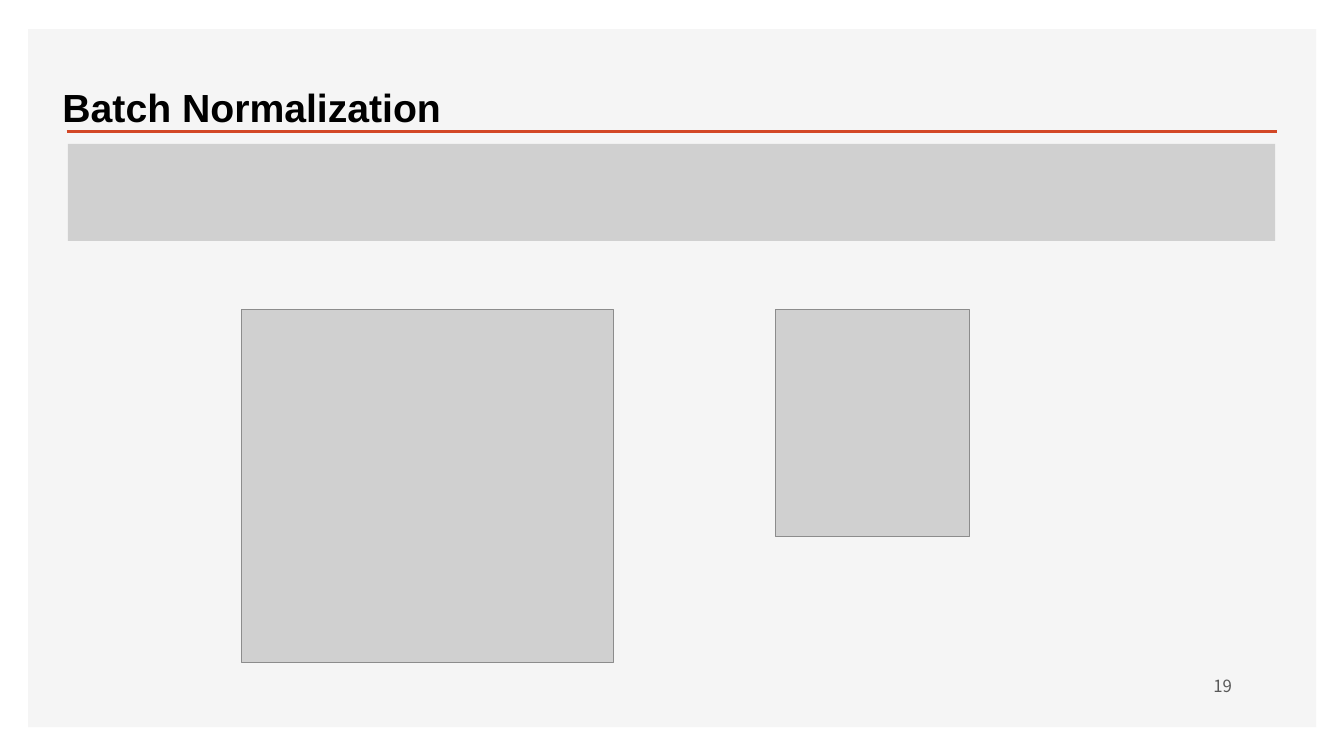
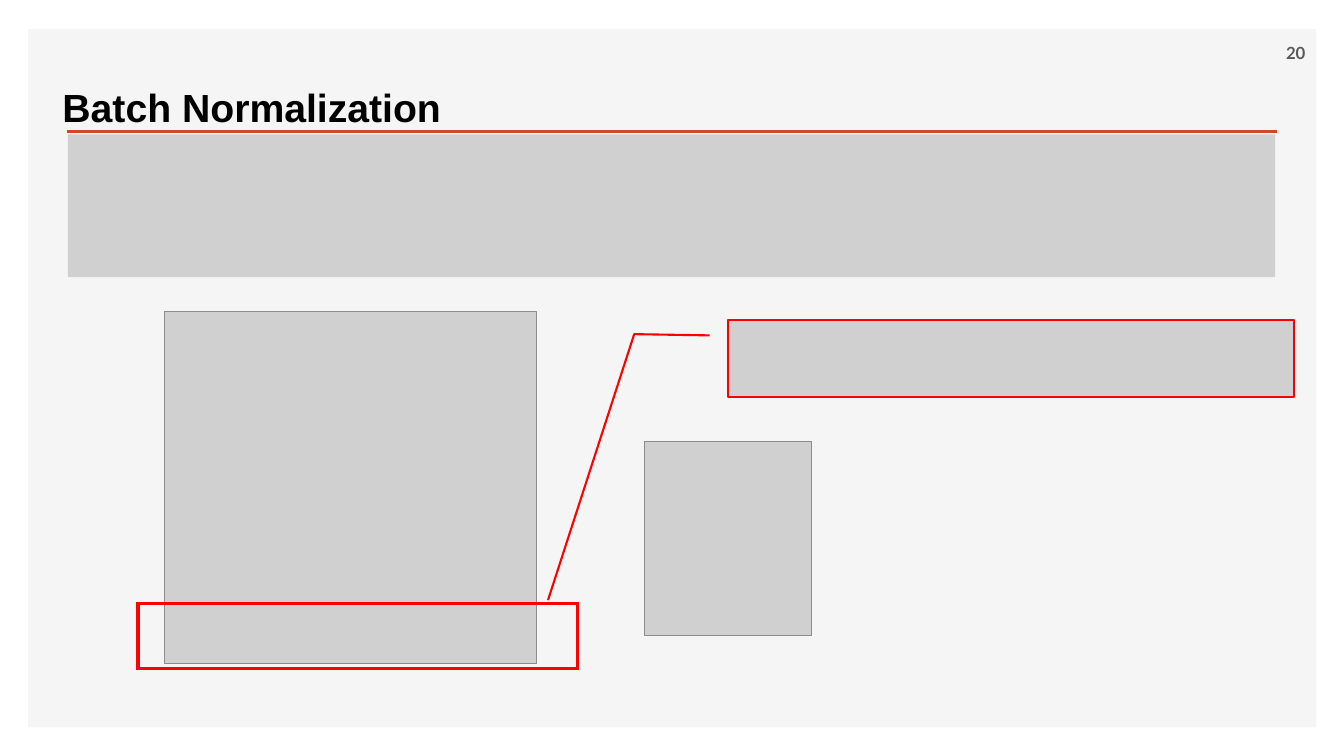
Before and after one commit to ancestor9/2026_Fall_Deep-Learning-with-Python, a slide deck: slide 20 of Chapter 09 ConvNet architecture patterns.pptx (slide 19 before the commit). Drawn at 1344x756 pixels with LibreOffice and Linux fonts; fonts in the diff are those of the drawing; grey boxes stand for pictures; background and template pictures are left out. Boxes give left, top, right and bottom in pixels: in the first picture for what was removed or moved away, otherwise in the second. Text is boxed around its words. In the diff, an @@ line names an element or a change of style, - is before the commit and + after.

```diff
--- a/Chapter 09 ConvNet architecture patterns.pptx
+++ b/Chapter 09 ConvNet architecture patterns.pptx
@@ page number added at [1286, 47, 1305, 59], 12 pt, text #595959, bold @@
+20
@@ picture: place and size @@
-picture at [68, 144, 1275, 241]
+picture at [68, 134, 1275, 277]
@@ picture: place and size @@
-picture at [242, 310, 614, 662]
+picture at [164, 312, 536, 664]
@@ picture added at [729, 320, 1295, 397] @@
@@ picture: place and size @@
-picture at [775, 310, 970, 536]
+picture at [645, 442, 813, 636]
@@ rectangle added at [138, 604, 578, 668], outline #FF0000 2.25 pt @@
@@ page number removed at [1213, 679, 1232, 692] @@
-19
```
Also in this commit, not shown: 16 other slides changed, 7 slides added, 5 slides removed.
